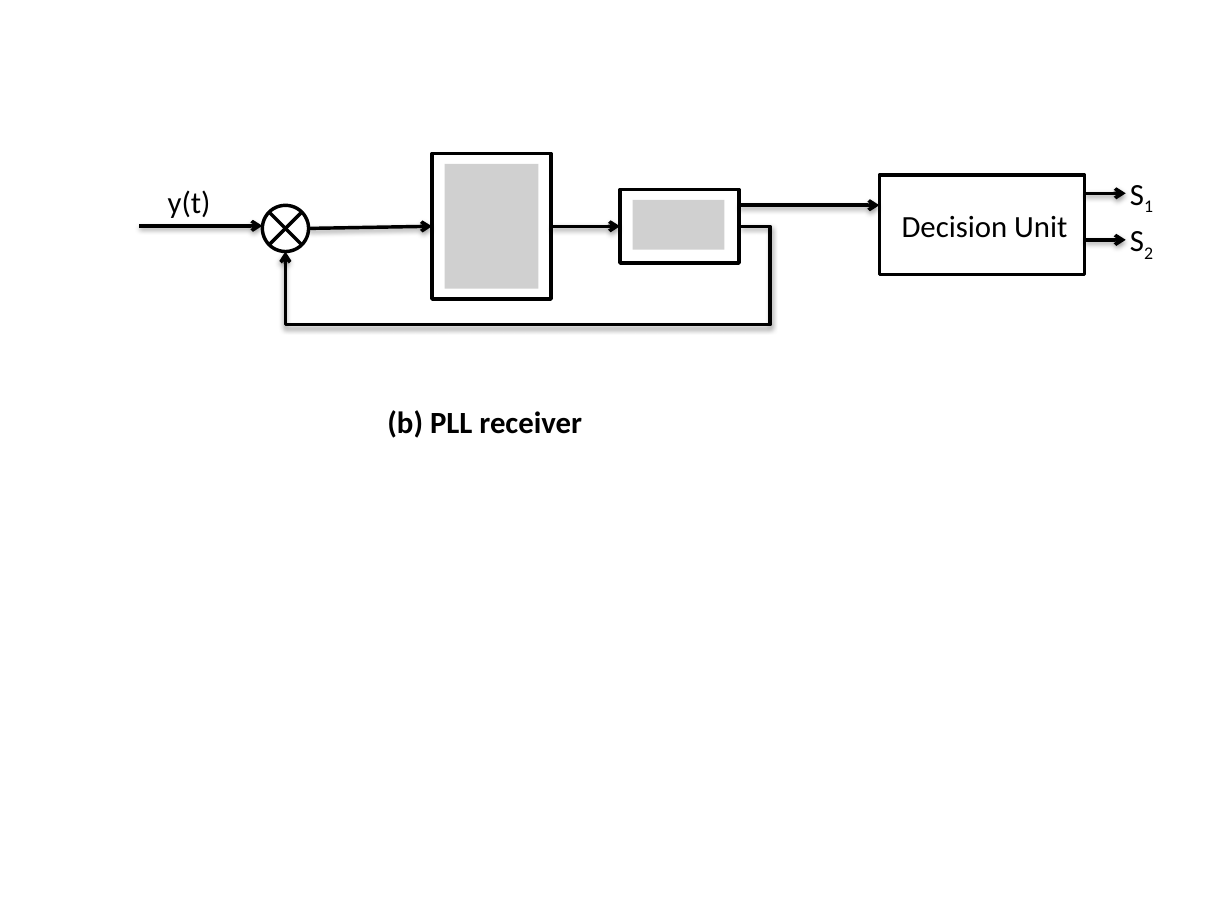
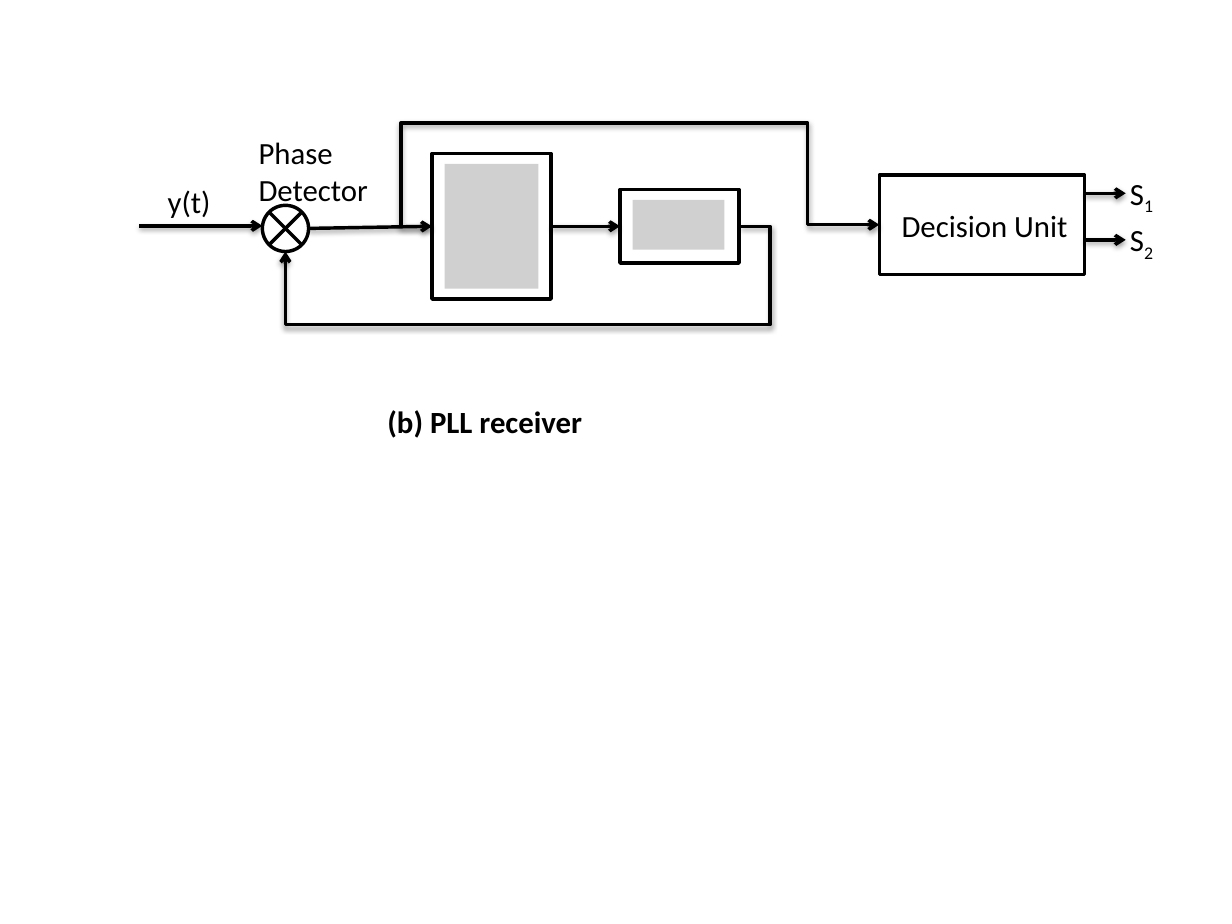
Before and after one commit to robbieford/RRXThesis, a slide deck: slide 2 of images/BlockDiagrams.pptx. Drawn at 1232x924 pixels with LibreOffice and Linux fonts; fonts in the diff are those of the drawing; grey boxes stand for pictures. Boxes give left, top, right and bottom in pixels: in the first picture for what was removed or moved away, otherwise in the second. Text is boxed around its words. In the diff, an @@ line names an element or a change of style, - is before the commit and + after.

```diff
--- a/images/BlockDiagrams.pptx
+++ b/images/BlockDiagrams.pptx
@@ text added at <box>259,142,368,209</box>, 18 pt, text #000000 @@
+Phase Detector
@@ elbow arrow added from (432, 227) to (880, 224), #000000 2 pt @@
@@ arrow removed from (739, 206) to (880, 206) @@
```
Also in this commit, not shown: 2 other files.
